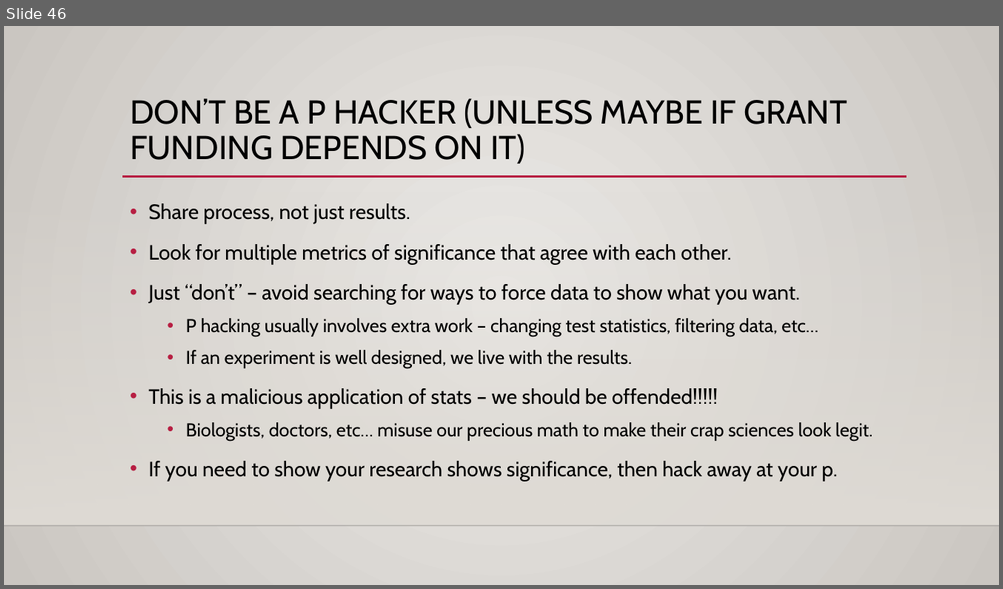
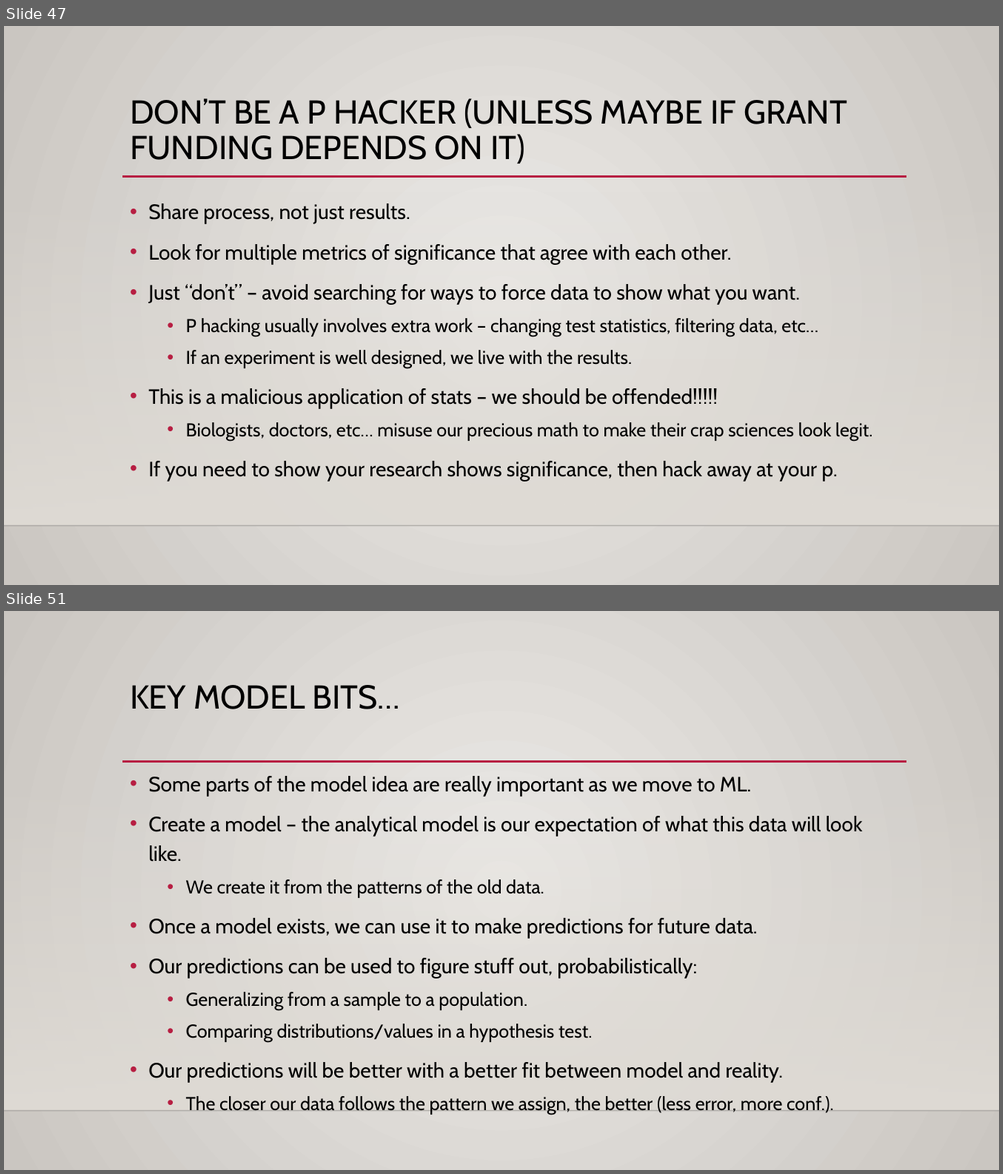
Before and after one commit to AkeemSemperDataScience/Basic_Stats_in_Python_Student_Repository, a slide deck: reference_material/slides/018_Hypothesis_Test.pptx. Shown one above the other, each under a label of ours: slide 46 before the commit, slides 47 and 51 after it; the slides between them are not shown. The pictures are 1003x589 and 1003x1174 pixels, drawn with LibreOffice and Linux fonts; fonts in the diff are those of the drawing; background and template pictures are left out. Boxes give left, top, right and bottom in pixels: in the first picture for what was removed or moved away, otherwise in the second. Text is boxed around its words. In the diff, an @@ line names an element or a change of style, - is before the commit and + after.

```diff
--- a/reference_material/slides/018_Hypothesis_Test.pptx
+++ b/reference_material/slides/018_Hypothesis_Test.pptx
@@ slide 51 added at [4,611,999,1170], background gradient #ECEAE7 to #CAC7C1; not listed: 3 template elements that a slide beside it also shows @@
@@ title added at [130,685,401,709], 32 pt, text #000000 @@
+KEY MODEL BITS…
@@ text added at [148,776,862,1115], 20 pt, text #000000 @@
+• Some parts of the model idea are really important as we move to ML.
+• Create a model – the analytical model is our expectation of what this data will look like.
+  • We create it from the patterns of the old data.
+• Once a model exists, we can use it to make predictions for future data.
+• Our predictions can be used to figure stuff out, probabilistically:
+  • Generalizing from a sample to a population.
+  • Comparing distributions/values in a hypothesis test.
+• Our predictions will be better with a better fit between model and reality.
+  • The closer our data follows the pattern we assign, the better (less error, more conf.).
@@ what was slide 46 is now slide 47 @@
```
Also in this commit, not shown: 6 slides changed, 9 other slides added, 6 slides removed, 7 other files.
